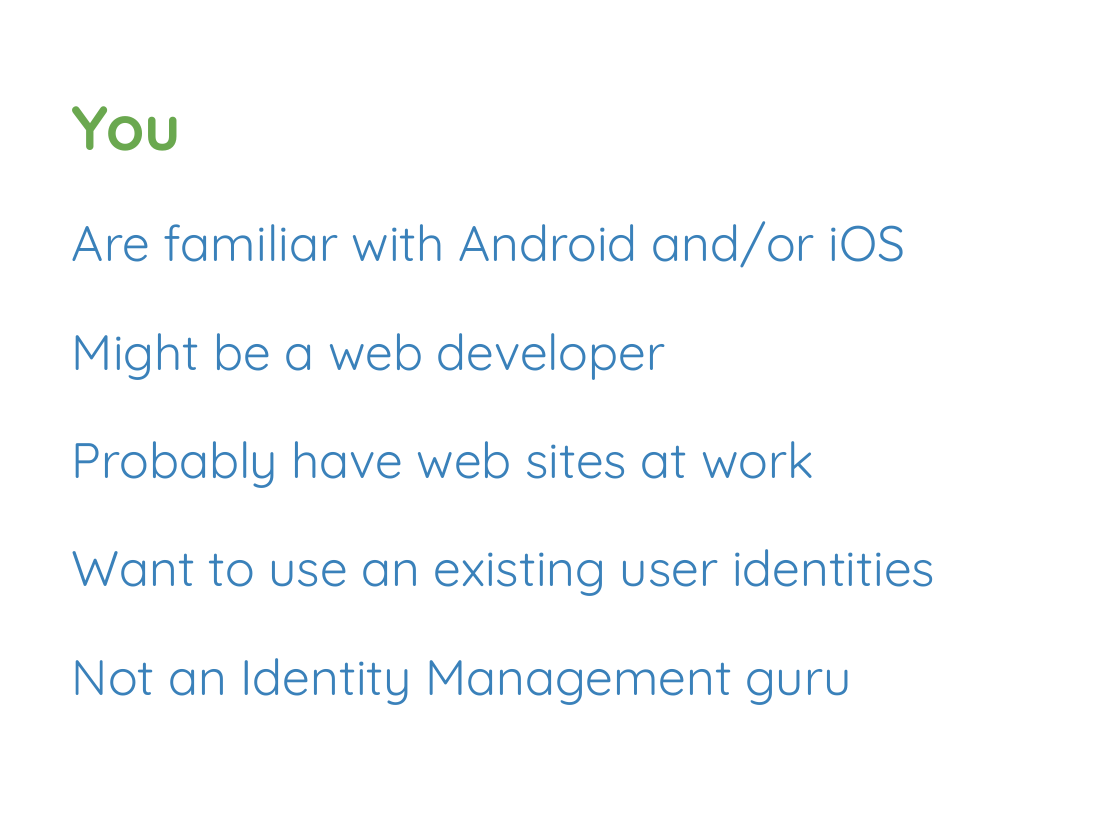
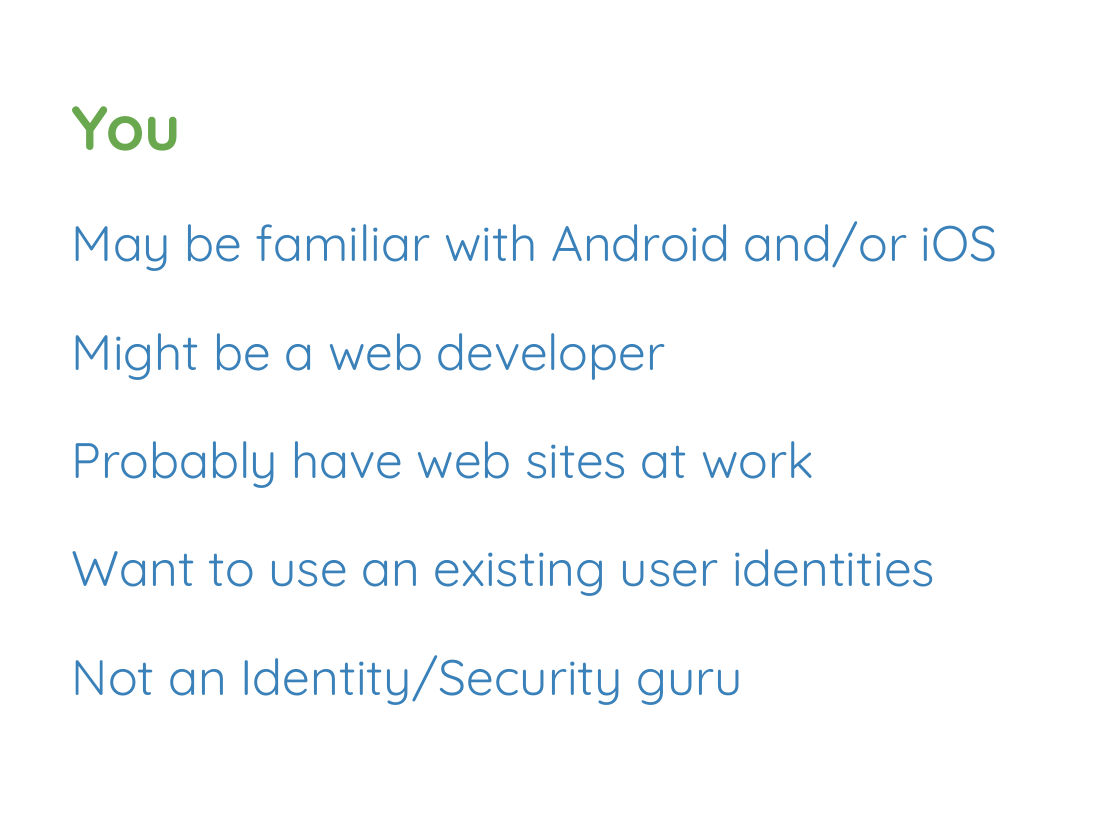
Before and after one commit to davetrux/gdgmidevfest-2017, a slide deck: slide 3 of MobileAuthWebWorld.pptx. Drawn at 1120x840 pixels with LibreOffice and Linux fonts; fonts in the diff are those of the drawing; background and template pictures are left out. Boxes give left, top, right and bottom in pixels: in the first picture for what was removed or moved away, otherwise in the second. Text is boxed around its words. In the diff, an @@ line names an element or a change of style, - is before the commit and + after.

```diff
--- a/MobileAuthWebWorld.pptx
+++ b/MobileAuthWebWorld.pptx
@@ text at <box>72,221,998,271</box>: text changed @@
-Are familiar with Android and/or iOS
+May be familiar with Android and/or iOS
@@ text at <box>72,655,743,705</box>: text changed @@
-Not an Identity Management guru
+Not an Identity/Security guru
```
Also in this commit, not shown: 11 other slides changed, 3 slides added, 1 slide removed.
